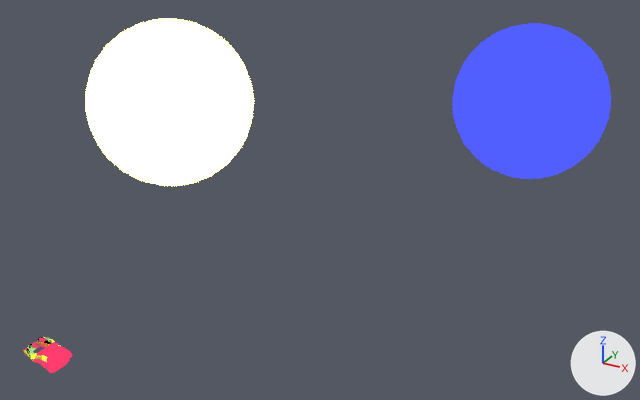
The Blender file assets/o3dipusShip.blend, before and after one commit.
Rendered twice from a 50 mm lens placed at (49.6, -47.0, 41.9), pointed at (4.8, 34.5, 1.1). The axes (+X, +Y, +Z) are drawn at lower right. The lights are the same throughout.
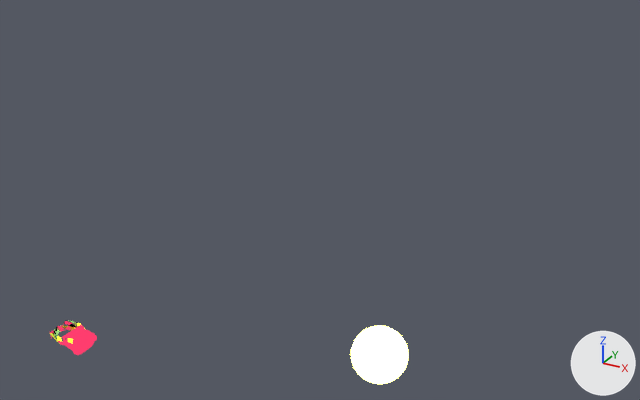
What differs and where, as boxes (x1, y1, x2, y2) in the pictures (640 x 400 px):
'Sphere', moved, rescaled (65% narrower, 64% shorter)
    before: (85, 18, 254, 186)
    after: (351, 325, 409, 384)
'Sphere.001', deleted (blue)
    before: (453, 24, 611, 179)
'Cube', moved
    before: (23, 337, 72, 373)
    after: (50, 320, 97, 355)

The change, as a diff of the scene's bpy script:
```diff
--- a/assets/o3dipusShip.blend.py
+++ b/assets/o3dipusShip.blend.py
@@ ob_sphere @@
 ob_sphere = bpy.data.objects.new('Sphere', me_sphere)
-ob_sphere.location = (-11.65, 29.47, 11.55)
-ob_sphere.scale = (9.39, 9.39, 9.39)
+ob_sphere.location = (22.02, 14.28, -2.52)
+ob_sphere.scale = (2.58, 2.58, 2.58)
@@ ob_sphere_001 @@
-ob_sphere_001 = bpy.data.objects.new('Sphere.001', me_sphere_001)
-ob_sphere_001.location = (18.7, 68.69, 5.51)
-ob_sphere_001.scale = (10.5, 10.5, 10.5)
@@ ob_cube @@
 ob_cube = bpy.data.objects.new('Cube', me_cube)
-ob_cube.location = (0.0, -3.02, 0.0)
+ob_cube.location = (0.0, 0.0, 0.0)
 _m = ob_cube.modifiers.new('Mirror', 'MIRROR')
```
